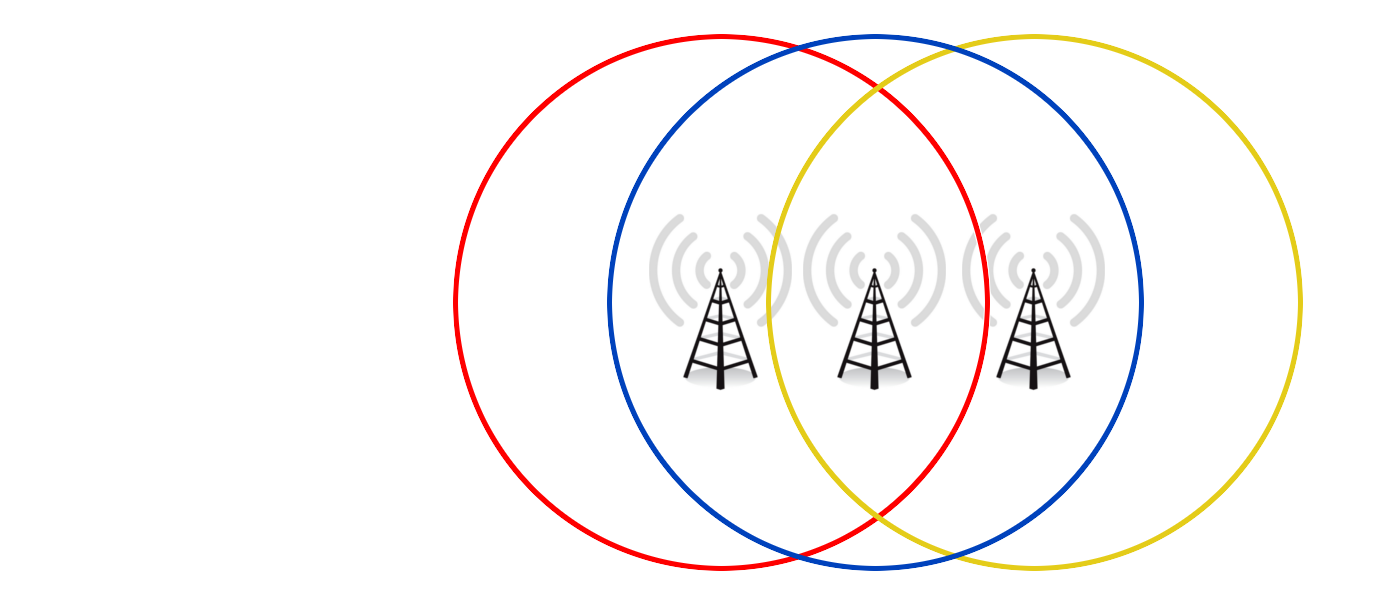
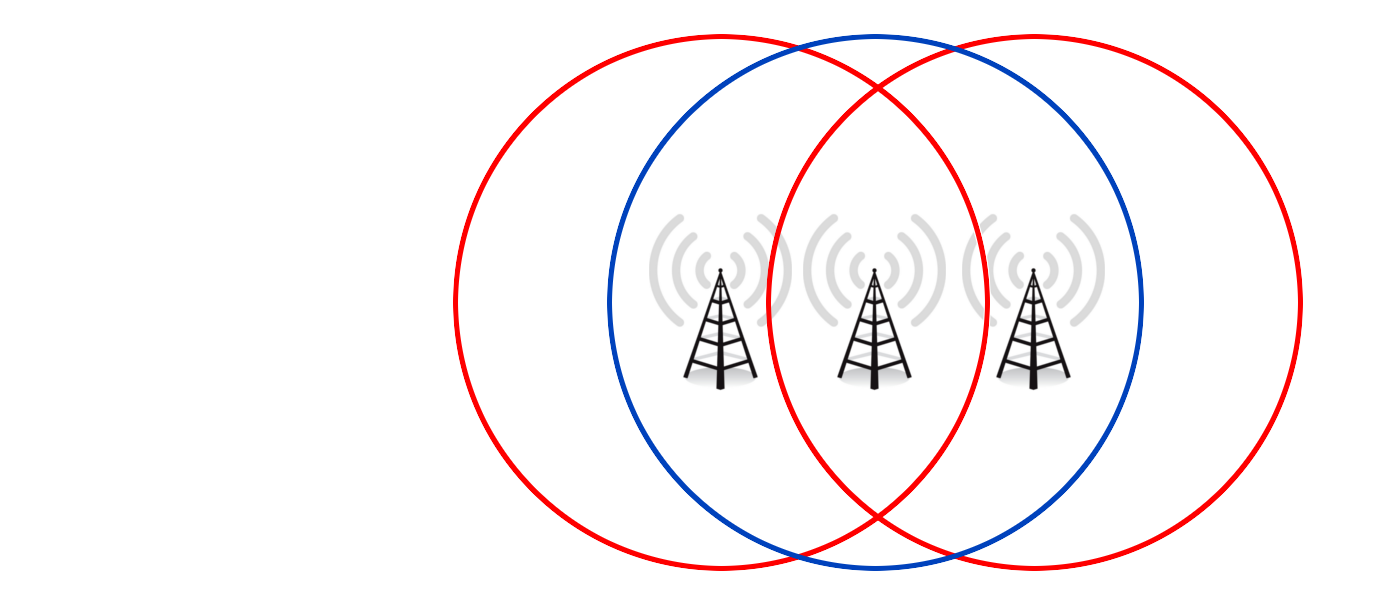
Revision of a layered 1400 × 600 image; what changed, layer by layer:
removed layer "Layer copy #1" over [766, 34, 1144, 571]
removed layer "Layer copy" over [766, 34, 1303, 571]
painted on "Layer" over [766, 34, 1303, 571]
